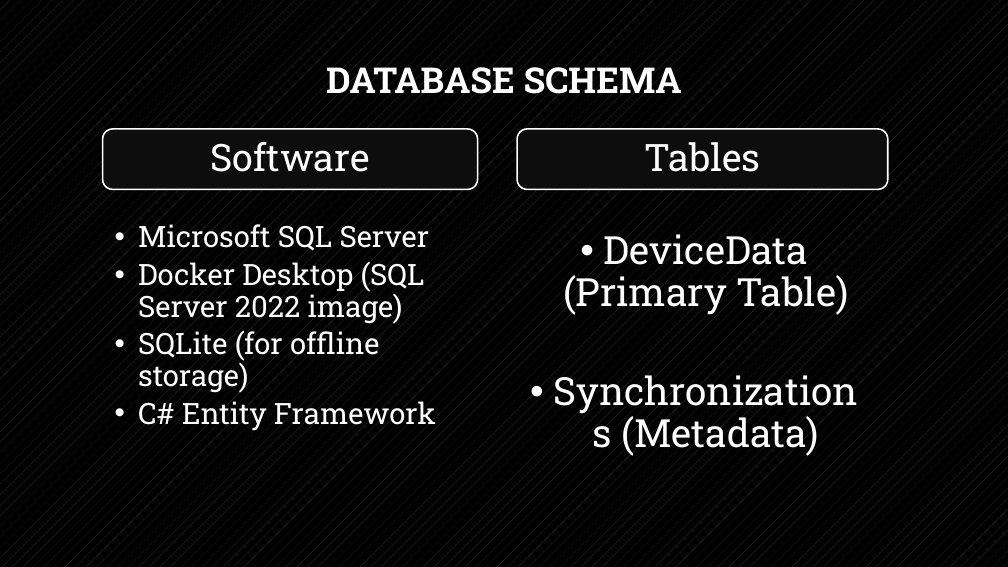
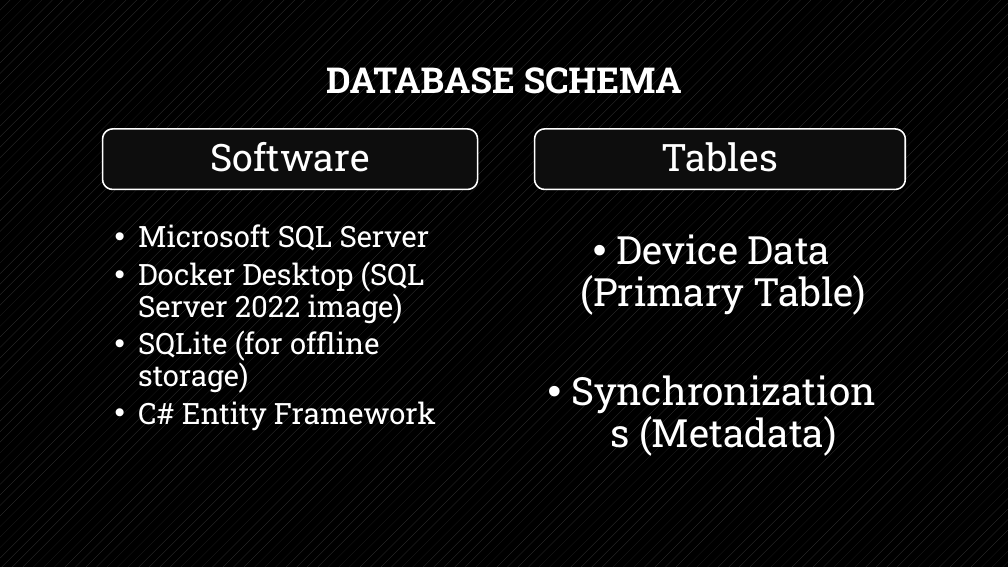
Before and after one commit to ruskpr/sql-data-synchronization, a slide deck: slide 5 of iot-data-collection.pptx (slide 4 before the commit). Drawn at 1008x567 pixels with LibreOffice and Linux fonts; fonts in the diff are those of the drawing. Boxes give left, top, right and bottom in pixels: in the first picture for what was removed or moved away, otherwise in the second. Text is boxed around its words. In the diff, an @@ line names an element or a change of style, - is before the commit and + after.

```diff
--- a/iot-data-collection.pptx
+++ b/iot-data-collection.pptx
@@ 2 texts, 1 rounded rectangle: place and size @@
-2 texts, 1 rounded rectangle at <box>517,129,888,456</box>
+2 texts, 1 rounded rectangle at <box>535,129,905,456</box>
@@ text at <box>581,234,866,315</box>: spaces changed @@
-  • DeviceData (Primary Table)
+  • Device Data (Primary Table)
```
Also in this commit, not shown: 3 other slides changed, 1 slide added, 1 slide removed.
